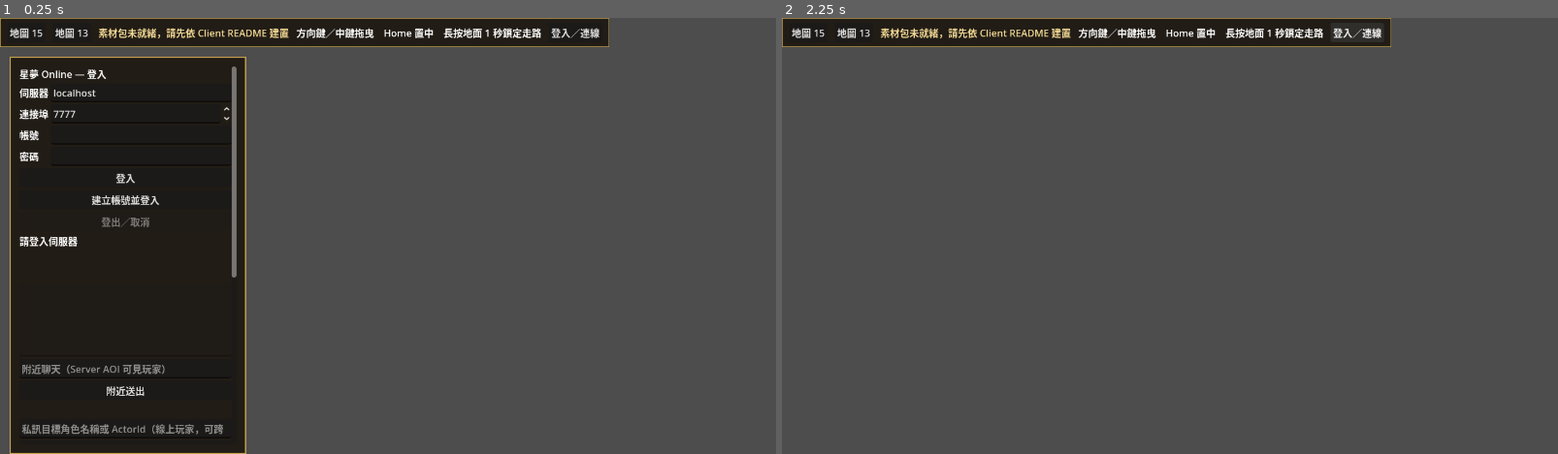
Above: before the commit, frames 1-2 (left to right).
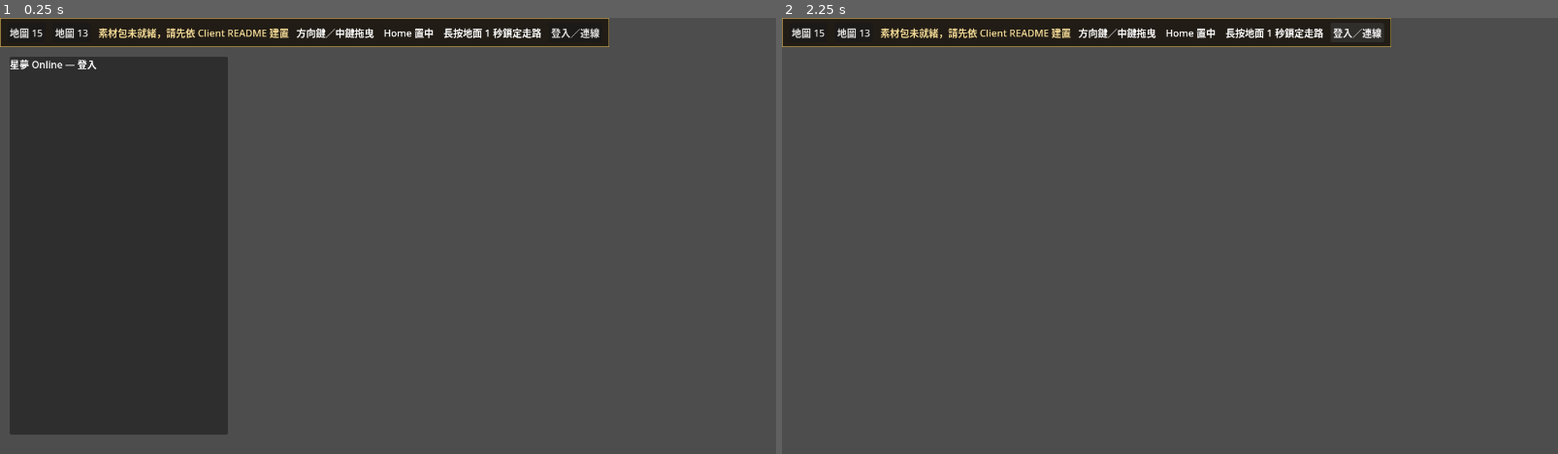
Above: after the commit, the same moments.

Repository: kevin840307/SGTest
Game: Godot game, scene res://app/main.tscn
Two runs of this game, one before a commit and one after it. Both use one fixed random seed, a clock stepped at 60 frames per second and the inputs below.
Inputs:
- Up to frame 1 (0.25 s): no input
- Up to frame 2 (2.25 s): click "地圖 15" at 0.5 s; click "地圖 13" at 1.25 s; click "登入／連線" at 2 s

The runs differ from the first frame. In frame 1, 13% of the frame differs, in the area x 1-32%, y 8-100%; in frame 2, nothing differs.
Error after the commit: Parse Error: Cannot infer the type of "ack_epoch" variable because the value doesn't have a set type. (res://session/client_session.gd:1034)

Commit message:
perf(client): eliminate idle WorldState snapshot copies in session controls
Keep singleton reducer ownership and reliable ACK ordering. Read scalar
WorldState fields inside the logic-thread gates and publish world entry or
reconnect completion only when the session state changes. Add an idle-loop
regression test and wire it into client-core CI.

Diff:
--- a/client/session/client_session.gd
+++ b/client/session/client_session.gd
@@ -963,32 +963,44 @@
 		_publish()
 
 func _maybe_query_pvp_mode() -> void:
-	# The networking/reducer thread owns automatic mode discovery. This
-	# deliberately does not depend on SessionPanel visibility or Render FPS.
+	# Logic-thread-only reads. Public snapshots are for cross-thread/UI use;
+	# constructing a deep copy on every idle poll scales with AOI population.
 	# A trusted WorldReady ACK is required before a query is sent, and each
 	# new MapEpoch gets exactly one query unless the connection restarts.
-	var current: Dictionary = _world.snapshot()
-	if int(current.get("state",-1)) != WorldState.STATE_IN_WORLD or not bool(current.get("world_ready",false)) or bool(current.get("resync_pending",false)) or bool(current.get("waiting_for_new_map",false)) or int(current.get("pending_world_ready_ack_epoch",0)) != 0 or int(current.get("last_world_ready_ack_epoch",0)) != int(current.get("map_epoch",0)):
-		return
-	if bool(current.get("pvp_known",false)) or int(current.get("pvp_sequence",0)) != 0 or int(current.get("pending_pvp_sequence",0)) != 0:
-		return
-	var frame := WireCodec.encode_pvp_mode_command(int(current.get("map_epoch",0)),1,0)
+	if (
+		_world.state != WorldState.STATE_IN_WORLD or
+		not _world.world_ready or _world.resync_pending or
+		_world.waiting_for_new_map or _world.pending_world_ready_ack_epoch != 0 or
+		_world.last_world_ready_ack_epoch != _world.map_epoch
+	):
+		return
+	if _world.pvp_known or _world.pvp_sequence != 0 or _world.pending_pvp_sequence != 0:
+		return
+	var frame := WireCodec.encode_pvp_mode_command(_world.map_epoch,1,0)
 	if not frame.is_empty() and _transport.send_frame(frame) and _world.mark_pvp_sent(1,0):
 		_publish()
 
 
 func _maybe_finish_world_entry() -> void:
-	var current: Dictionary = _world.snapshot()
-	if int(current.state) != WorldState.STATE_IN_WORLD or not bool(current.world_ready) or int(current.pending_world_ready_ack_epoch) != 0 or int(current.last_world_ready_ack_epoch) != int(current.map_epoch):
+	# Only the logic thread owns WorldState; never copy the entire world to
+	# check four scalar fields at the idle polling cadence.
+	if (
+		_world.state != WorldState.STATE_IN_WORLD or not _world.world_ready or
+		_world.pending_world_ready_ack_epoch != 0 or
+		_world.last_world_ready_ack_epoch != _world.map_epoch
+	):
 		return
 	_mutex.lock()
+	var changed := not _has_entered_world
 	_has_entered_world = true
 	if _reconnecting:
 		_reconnecting = false
 		_reconnect_attempt = 0
 		_reconnect_count += 1
+		changed = true
 	_mutex.unlock()
-	_publish()
+	if changed:
+		_publish()
 
 func _credential_string() -> String:
 	_mutex.lock()
@@ -1017,17 +1029,17 @@
 	return value
 
 func _flush_control_frames() -> void:
-	var current: Dictionary = _world.snapshot()
-	var ack_epoch := int(current.pending_world_ready_ack_epoch)
-	var ack_tick := int(current.pending_world_ready_ack_tick)
+	# ACK/resync checks run on the same logic thread as WorldState writes.
+	# Read the current scalars directly, including after an ACK transition.
+	var ack_epoch := _world.pending_world_ready_ack_epoch
+	var ack_tick := _world.pending_world_ready_ack_tick
 	if ack_epoch > 0 and ack_tick >= 0:
 		var ack := WireCodec.encode_world_ready_ack(ack_epoch,ack_tick)
 		if not ack.is_empty() and _transport.send_frame(ack):
 			_world.mark_world_ready_ack_sent(ack_epoch,ack_tick)
 			_publish()
-			current = _world.snapshot()
-	if bool(current.resync_pending) and not bool(current.resync_request_sent):
-		var epoch := int(current.map_epoch)
+	if _world.resync_pending and not _world.resync_request_sent:
+		var epoch := _world.map_epoch
 		var request := WireCodec.encode_world_resync_request(epoch)
 		if not request.is_empty() and _transport.send_frame(request):
 			_world.mark_resync_request_sent(epoch)
--- /dev/null
+++ b/client/tests/test_client_idle_publication.gd
@@ -0,0 +1,72 @@
+extends SceneTree
+
+const Session = preload("res://session/client_session.gd")
+const WorldState = preload("res://world/world_state.gd")
+
+# Minimal logic-thread state double: snapshot() counts expensive full-state
+# builds, so this test catches regressions even when output values are equal.
+class CountingWorld:
+	extends RefCounted
+
+	var state := 0
+	var world_ready := true
+	var map_epoch := 7
+	var pending_world_ready_ack_epoch := 0
+	var pending_world_ready_ack_tick := -1
+	var last_world_ready_ack_epoch := 7
+	var resync_pending := false
+	var resync_request_sent := false
+	var waiting_for_new_map := false
+	var pvp_known := true
+	var pvp_sequence := 0
+	var pending_pvp_sequence := 0
+	var builds := 0
+
+	func snapshot() -> Dictionary:
+		builds += 1
+		return {"state": state, "world_ready": world_ready, "map_epoch": map_epoch}
+
+
+func _fail(reason: String) -> void:
+	push_error("CLIENT_IDLE_PUBLICATION_FAIL " + reason)
+	quit(1)
+
+
+func _initialize() -> void:
+	var session = Session.new()
+	var world = CountingWorld.new()
+	world.state = WorldState.STATE_IN_WORLD
+	session._world = world
+	session._published = {}
+	session._maybe_finish_world_entry()
+	if world.builds != 1 or not session._has_entered_world:
+		_fail("first WorldReady must publish once")
+		return
+
+	for _i in range(100):
+		session._flush_control_frames()
+		session._maybe_query_pvp_mode()
+		session._maybe_finish_world_entry()
+	if world.builds != 1:
+		_fail("idle control checks built %d extra snapshots" % (world.builds - 1))
+		return
+	if int(session._published.get("map_epoch",0)) != 7 or not bool(session._published.get("world_ready",false)):
+		_fail("first snapshot contents changed")
+		return
+
+	# Reconnect completion is a true transition: publish it once, then idle.
+	session._reconnecting = true
+	session._reconnect_attempt = 2
+	session._maybe_finish_world_entry()
+	if world.builds != 2 or session._reconnecting or session._reconnect_attempt != 0 or session._reconnect_count != 1 or int(session._published.get("reconnect_count",0)) != 1:
+		_fail("reconnect completion not published exactly once")
+		return
+	for _i in range(100):
+		session._flush_control_frames()
+		session._maybe_query_pvp_mode()
+		session._maybe_finish_world_entry()
+	if world.builds != 2 or session._reconnect_count != 1:
+		_fail("reconnect idle loop copied snapshot or incremented counter")
+		return
+	print("CLIENT_IDLE_PUBLICATION_PASS idle_polls=200 full_snapshot_builds=2 entry_once=true reconnect_once=true")
+	quit(0)
Not shown, changed: docs/ARCHITECTURE_TODO.md
